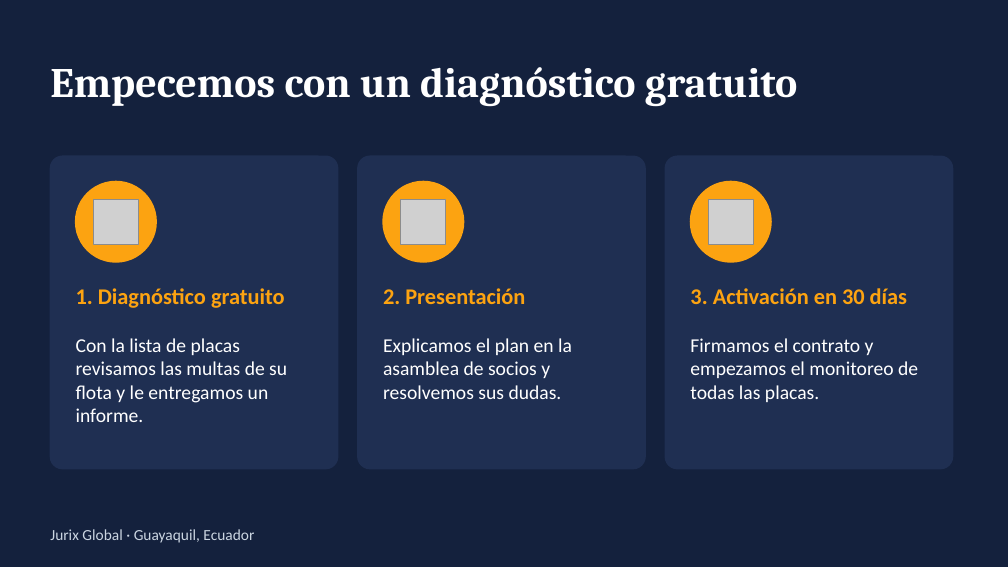
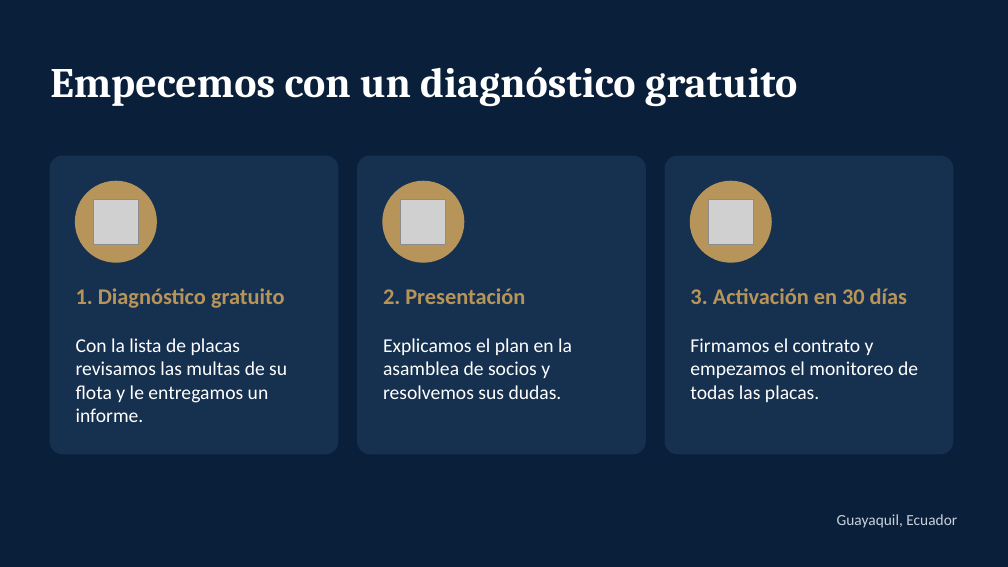
Before and after one commit to fernandotufino1983-arch/Almacenamiento-claude, a slide deck: slide 11 of jurix-global/presentacion-plan-ruta-segura-version-b.pptx. Drawn at 1008x567 pixels with LibreOffice and Linux fonts; fonts in the diff are those of the drawing; grey boxes stand for pictures; background and template pictures are left out. Boxes give left, top, right and bottom in pixels: in the first picture for what was removed or moved away, otherwise in the second. Text is boxed around its words. In the diff, an @@ line names an element or a change of style, - is before the commit and + after.

```diff
--- a/jurix-global/presentacion-plan-ruta-segura-version-b.pptx
+++ b/jurix-global/presentacion-plan-ruta-segura-version-b.pptx
@@ background #14213D to #0A1F3A @@
@@ rounded rectangle: place and size @@
-rounded rectangle at (50,156,338,469)
+rounded rectangle at (50,156,338,454)
@@ rounded rectangle: place and size @@
-rounded rectangle at (358,156,645,469)
+rounded rectangle at (358,156,645,454)
@@ fill #1F2F52 to #16304F; outline #1F2F52 1 pt to #16304F 1 pt in 3 elements at (50,156,338,454), (358,156,645,454), (665,156,953,454) @@
@@ rounded rectangle: place and size @@
-rounded rectangle at (665,156,953,469)
+rounded rectangle at (665,156,953,454)
@@ fill #FCA311 to #B7955A; outline #FCA311 1 pt to #B7955A 1 pt in 3 elements at (76,181,156,262), (383,181,464,262), (690,181,771,262) @@
@@ text colour #FCA311 to #B7955A in 3 elements at (76,288,285,308), (383,288,525,304), (690,288,907,304) @@
@@ text at (837,514,957,528): text changed; text colour #CBD5E1 to #C9D1DC @@
-Jurix Global · Guayaquil, Ecuador
+Guayaquil, Ecuador
```
Also in this commit, not shown: 10 other slides changed, 5 other files.
